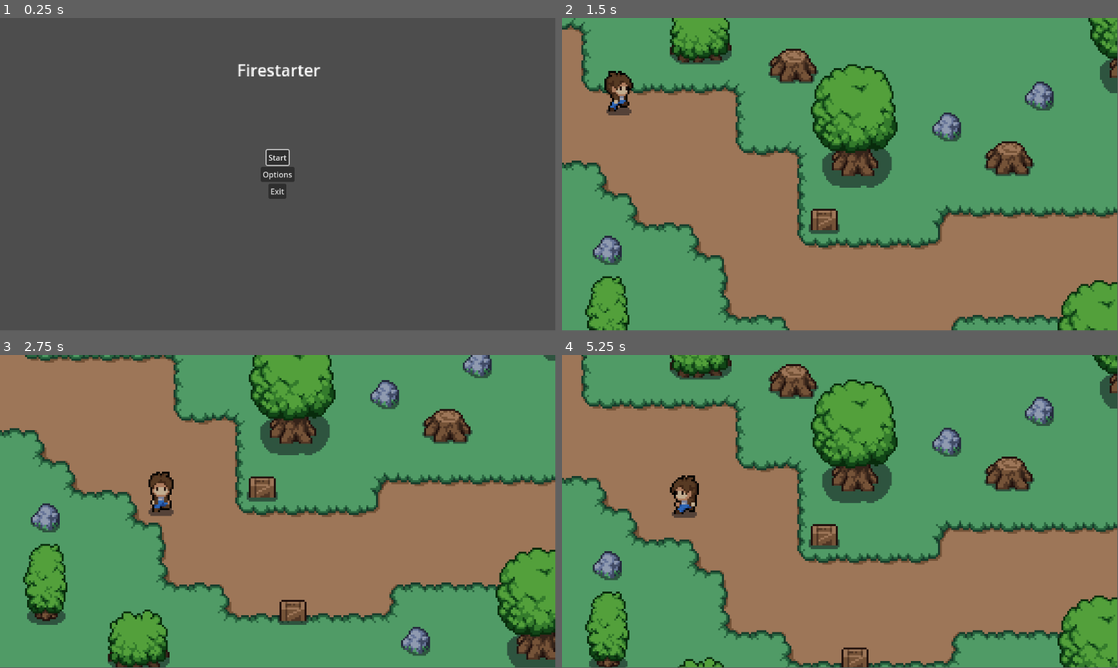
Above: before the commit, frames 1-4 (two rows, left to right).
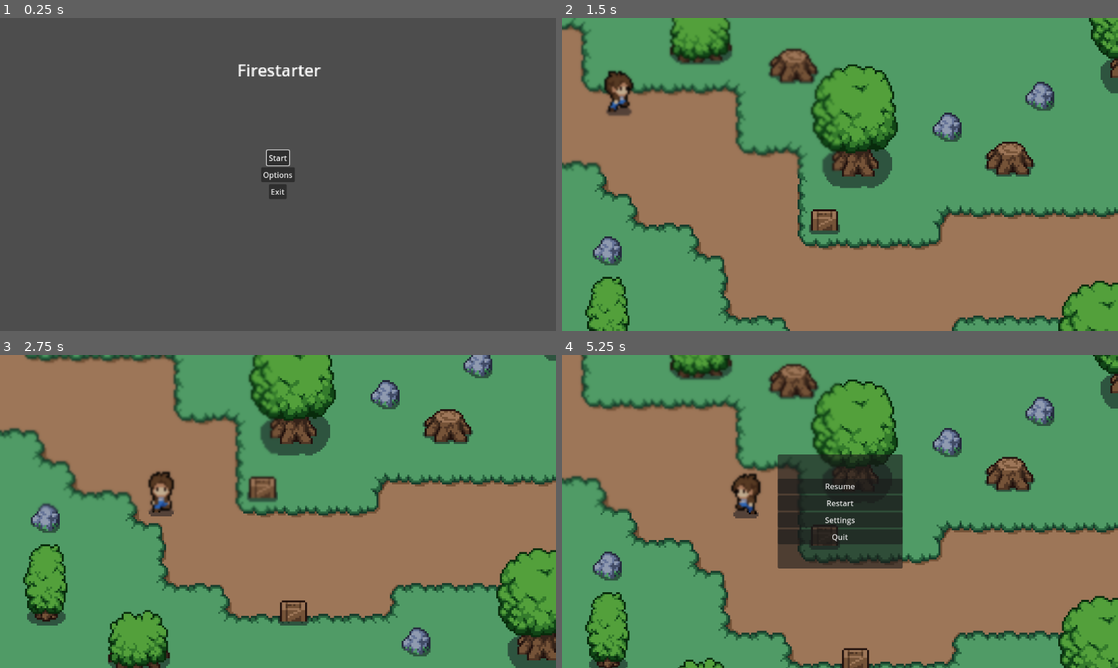
Above: after the commit, the same moments.

Repository: jo9182/Firestarter
Game: Godot game, scene res://scenes/menu.tscn
Two runs of this game, one before a commit and one after it. Both use one fixed random seed, a clock stepped at 60 frames per second and the inputs below. Before the commit the project has no main scene; this scene is started directly in both runs.
Inputs:
- Up to frame 1 (0.25 s): no input
- Up to frame 2 (1.5 s): click "Start" at 0.5 s; hold Right (ui_right) from 1.28 s (still down)
- Up to frame 3 (2.75 s): release Right (ui_right) at 2.03 s; hold Down (ui_down) from 2.03 s (still down)
- Up to frame 4 (5.25 s): release Down (ui_down) at 2.78 s; hold Right (ui_right) 2.78-3.53 s; hold Up (ui_up) 3.53-4.28 s; hold Left (ui_left) from 4.28 s (still down); tap Escape (esc, bound only after the commit) at 4.9 s
In our replay, the window is 799x449 before the commit and 800x450 after it. These sizes can differ from the game's own. Grey fills any space a smaller window leaves; there, only what the larger window draws over its background counts as a difference.

The runs differ from the first frame. In frame 1, 0.3% of the frame differs, in the area x 42-58%, y 14-57%; in frame 2, 3.7%; in frame 3, 3.9%; in frame 4, 12%, in the area x 0-100%, y 0-100%.

Commit message:
Non-functioning pause menu

Diff:
--- a/project.godot
+++ b/project.godot
@@ -11,6 +11,7 @@
 [application]
 
 config/name="Firestarter"
+run/main_scene="uid://7wqklk4lgypa"
 config/features=PackedStringArray("4.4", "GL Compatibility")
 config/icon="res://icon.svg"
 
@@ -21,6 +22,17 @@
 [display]
 
 window/size/mode=3
+window/size/window_width_override=1920
+window/size/window_height_override=1080
+window/stretch/mode="viewport"
+
+[input]
+
+esc={
+"deadzone": 0.2,
+"events": [Object(InputEventKey,"resource_local_to_scene":false,"resource_name":"","device":-1,"window_id":0,"alt_pressed":false,"shift_pressed":false,"ctrl_pressed":false,"meta_pressed":false,"pressed":false,"keycode":0,"physical_keycode":4194305,"key_label":0,"unicode":0,"location":0,"echo":false,"script":null)
+]
+}
 
 [rendering]
 
--- /dev/null
+++ b/scenes/pause_menu.tscn
@@ -0,0 +1,201 @@
+[gd_scene load_steps=7 format=3 uid="uid://c2nfodrjf8ejq"]
+
+[ext_resource type="Script" uid="uid://b07wmpv7orxwp" path="res://scripts/pause_menu.gd" id="1_n87rw"]
+[ext_resource type="Shader" uid="uid://dnbp7iqvmgbmw" path="res://shaders/pause_menu.gdshader" id="2_myx47"]
+
+[sub_resource type="ShaderMaterial" id="ShaderMaterial_kukqi"]
+shader = ExtResource("2_myx47")
+shader_parameter/lod = 1.156
+
+[sub_resource type="Animation" id="Animation_myx47"]
+resource_name = "blur"
+length = 0.3
+tracks/0/type = "bezier"
+tracks/0/imported = false
+tracks/0/enabled = true
+tracks/0/path = NodePath("ColorRect:material:shader_parameter/lod")
+tracks/0/interp = 1
+tracks/0/loop_wrap = true
+tracks/0/keys = {
+"handle_modes": PackedInt32Array(0, 0),
+"points": PackedFloat32Array(1.156, -0.15, 0, 0.15, 0, 1.156, -0.15, 0, 0.15, 0),
+"times": PackedFloat32Array(0, 0.3)
+}
+tracks/1/type = "bezier"
+tracks/1/imported = false
+tracks/1/enabled = true
+tracks/1/path = NodePath("PanelContainer:modulate:r")
+tracks/1/interp = 1
+tracks/1/loop_wrap = true
+tracks/1/keys = {
+"handle_modes": PackedInt32Array(0, 0),
+"points": PackedFloat32Array(1, -0.15, 0, 0.15, 0, 1, -0.15, 0, 0.15, 0),
+"times": PackedFloat32Array(0, 0.3)
+}
+tracks/2/type = "bezier"
+tracks/2/imported = false
+tracks/2/enabled = true
+tracks/2/path = NodePath("PanelContainer:modulate:g")
+tracks/2/interp = 1
+tracks/2/loop_wrap = true
+tracks/2/keys = {
+"handle_modes": PackedInt32Array(0, 0),
+"points": PackedFloat32Array(1, -0.15, 0, 0.15, 0, 1, -0.15, 0, 0.15, 0),
+"times": PackedFloat32Array(0, 0.3)
+}
+tracks/3/type = "bezier"
+tracks/3/imported = false
+tracks/3/enabled = true
+tracks/3/path = NodePath("PanelContainer:modulate:b")
+tracks/3/interp = 1
+tracks/3/loop_wrap = true
+tracks/3/keys = {
+"handle_modes": PackedInt32Array(0, 0),
+"points": PackedFloat32Array(1, -0.15, 0, 0.15, 0, 1, -0.15, 0, 0.15, 0),
+"times": PackedFloat32Array(0, 0.3)
+}
+tracks/4/type = "bezier"
+tracks/4/imported = false
+tracks/4/enabled = true
+tracks/4/path = NodePath("PanelContainer:modulate:a")
+tracks/4/interp = 1
+tracks/4/loop_wrap = true
+tracks/4/keys = {
+"handle_modes": PackedInt32Array(0, 0),
+"points": PackedFloat32Array(0, -0.15, 0, 0.15, 0, 1, -0.15, 0, 0.15, 0),
+"times": PackedFloat32Array(0, 0.3)
+}
+
+[sub_resource type="Animation" id="Animation_kukqi"]
+length = 0.001
+tracks/0/type = "bezier"
+tracks/0/imported = false
+tracks/0/enabled = true
+tracks/0/path = NodePath("ColorRect:material:shader_parameter/lod")
+tracks/0/interp = 1
+tracks/0/loop_wrap = true
+tracks/0/keys = {
+"handle_modes": PackedInt32Array(0),
+"points": PackedFloat32Array(1.156, -0.15, 0, 0.15, 0),
+"times": PackedFloat32Array(0)
+}
+tracks/1/type = "bezier"
+tracks/1/imported = false
+tracks/1/enabled = true
+tracks/1/path = NodePath("PanelContainer:modulate:r")
+tracks/1/interp = 1
+tracks/1/loop_wrap = true
+tracks/1/keys = {
+"handle_modes": PackedInt32Array(0),
+"points": PackedFloat32Array(1, -0.15, 0, 0.15, 0),
+"times": PackedFloat32Array(0)
+}
+tracks/2/type = "bezier"
+tracks/2/imported = false
+tracks/2/enabled = true
+tracks/2/path = NodePath("PanelContainer:modulate:g")
+tracks/2/interp = 1
+tracks/2/loop_wrap = true
+tracks/2/keys = {
+"handle_modes": PackedInt32Array(0),
+"points": PackedFloat32Array(1, -0.15, 0, 0.15, 0),
+"times": PackedFloat32Array(0)
+}
+tracks/3/type = "bezier"
+tracks/3/imported = false
+tracks/3/enabled = true
+tracks/3/path = NodePath("PanelContainer:modulate:b")
+tracks/3/interp = 1
+tracks/3/loop_wrap = true
+tracks/3/keys = {
+"handle_modes": PackedInt32Array(0),
+"points": PackedFloat32Array(1, -0.15, 0, 0.15, 0),
+"times": PackedFloat32Array(0)
+}
+tracks/4/type = "bezier"
+tracks/4/imported = false
+tracks/4/enabled = true
+tracks/4/path = NodePath("PanelContainer:modulate:a")
+tracks/4/interp = 1
+tracks/4/loop_wrap = true
+tracks/4/keys = {
+"handle_modes": PackedInt32Array(0),
+"points": PackedFloat32Array(0, -0.15, 0, 0.15, 0),
+"times": PackedFloat32Array(0)
+}
+
+[sub_resource type="AnimationLibrary" id="AnimationLibrary_5d2l8"]
+_data = {
+&"RESET": SubResource("Animation_kukqi"),
+&"blur": SubResource("Animation_myx47")
+}
+
+[node name="pauseMenu" type="Control"]
+process_mode = 3
+layout_mode = 3
+anchors_preset = 15
+anchor_right = 1.0
+anchor_bottom = 1.0
+offset_left = 576.0
+offset_top = 324.0
+offset_right = -576.0
+offset_bottom = -324.0
+grow_horizontal = 2
+grow_vertical = 2
+size_flags_horizontal = 4
+size_flags_vertical = 4
+script = ExtResource("1_n87rw")
+
+[node name="ColorRect" type="ColorRect" parent="."]
+material = SubResource("ShaderMaterial_kukqi")
+layout_mode = 0
+offset_left = -573.0
+offset_top = -324.0
+offset_right = -493.0
+offset_bottom = -243.0
+scale = Vector2(14.36, 8)
+
+[node name="PanelContainer" type="PanelContainer" parent="."]
+modulate = Color(1, 1, 1, 0)
+layout_mode = 1
+anchors_preset = 8
+anchor_left = 0.5
+anchor_top = 0.5
+anchor_right = 0.5
+anchor_bottom = 0.5
+offset_left = -129.5
+offset_top = -118.0
+offset_right = 129.5
+offset_bottom = 118.0
+grow_horizontal = 2
+grow_vertical = 2
+
+[node name="VBoxContainer" type="VBoxContainer" parent="PanelContainer"]
+layout_mode = 2
+alignment = 1
+
+[node name="Resume" type="Button" parent="PanelContainer/VBoxContainer"]
+layout_mode = 2
+text = "Resume"
+
+[node name="Restart" type="Button" parent="PanelContainer/VBoxContainer"]
+layout_mode = 2
+text = "Restart"
+
+[node name="Settings" type="Button" parent="PanelContainer/VBoxContainer"]
+layout_mode = 2
+text = "Settings"
+
+[node name="Quit" type="Button" parent="PanelContainer/VBoxContainer"]
+layout_mode = 2
+text = "Quit"
+
+[node name="AnimationPlayer" type="AnimationPlayer" parent="."]
+libraries = {
+&"": SubResource("AnimationLibrary_5d2l8")
+}
+
+[connection signal="pressed" from="PanelContainer/VBoxContainer/Resume" to="." method="_on_resume_pressed"]
+[connection signal="pressed" from="PanelContainer/VBoxContainer/Restart" to="." method="_on_restart_pressed"]
+[connection signal="pressed" from="PanelContainer/VBoxContainer/Settings" to="." method="_on_settings_pressed"]
+[connection signal="pressed" from="PanelContainer/VBoxContainer/Quit" to="." method="_on_quit_pressed"]
--- a/scenes/world.tscn
+++ b/scenes/world.tscn
@@ -1,10 +1,11 @@
-[gd_scene load_steps=12 format=4 uid="uid://cvwlg2gfeu7qi"]
+[gd_scene load_steps=13 format=4 uid="uid://cvwlg2gfeu7qi"]
 
 [ext_resource type="Script" uid="uid://ckm665haex1kq" path="res://scripts/world.gd" id="1_71j4m"]
 [ext_resource type="Texture2D" uid="uid://cnhiwk3fh2mts" path="res://sprites/tilesets/plains.png" id="2_qfnet"]
 [ext_resource type="Texture2D" uid="uid://bka7dakj81ko5" path="res://sprites/tilesets/grass.png" id="3_i7141"]
 [ext_resource type="Texture2D" uid="uid://c5ujchac7f61p" path="res://sprites/objects/objects.png" id="4_4mrxx"]
 [ext_resource type="PackedScene" uid="uid://cvv1o6epkfaqo" path="res://scenes/player.tscn" id="5_7r4gi"]
+[ext_resource type="PackedScene" uid="uid://c2nfodrjf8ejq" path="res://scenes/pause_menu.tscn" id="6_qfnet"]
 
 [sub_resource type="TileSetAtlasSource" id="TileSetAtlasSource_71j4m"]
 texture = ExtResource("2_qfnet")
@@ -171,5 +172,13 @@
 position = Vector2(385.5, -57)
 shape = SubResource("RectangleShape2D_dwbse")
 
+[node name="CanvasLayer" type="CanvasLayer" parent="."]
+
+[node name="pauseMenu" parent="CanvasLayer" instance=ExtResource("6_qfnet")]
+offset_left = 0.0
+offset_top = 0.0
+offset_right = 0.0
+offset_bottom = 0.0
+
 [connection signal="body_entered" from="cliffside_transition_area" to="." method="_on_cliffside_transition_area_body_entered"]
 [connection signal="body_exited" from="cliffside_transition_area" to="." method="_on_cliffside_transition_area_body_exited"]
--- /dev/null
+++ b/scripts/pause_menu.gd
@@ -0,0 +1,42 @@
+extends Control
+@onready var settingsMenu = preload("res://scenes/settings.tscn")
+
+func _ready():
+	$AnimationPlayer.play("RESET")
+
+func _process(delta):
+	esc()
+
+func resume():
+	get_tree().paused = false
+	$AnimationPlayer.play_backwards("blur")
+
+func pause():
+	get_tree().paused = true
+	$AnimationPlayer.play("blur")
+
+func esc():
+	if Input.is_action_just_pressed("esc") and get_tree().paused == false:
+		pause()
+	elif Input.is_action_just_pressed("esc") and get_tree().paused == true:
+		resume()
+
+
+func _on_resume_pressed() -> void:
+	resume()
+
+
+func _on_restart_pressed() -> void:
+	resume()
+	get_tree().reload_current_scene()
+
+
+
+func _on_quit_pressed() -> void:
+	get_tree().quit()
+
+
+
+func _on_settings_pressed() -> void:
+	resume()
+	get_tree().change_scene_to_file("res://scenes/settings.tscn")
--- /dev/null
+++ b/shaders/pause_menu.gdshader
@@ -0,0 +1,16 @@
+shader_type canvas_item;
+uniform sampler2D SCREEN_TEXTURE: hint_screen_texture, filter_linear_mipmap;
+
+uniform float lod: hint_range(0.0, 5) = 0.0;
+
+
+void fragment() {
+	// Called for every pixel the material is visible on.
+	vec4 color = texture(SCREEN_TEXTURE, SCREEN_UV, lod);
+	COLOR = color;
+}
+
+//void light() {
+//	// Called for every pixel for every light affecting the CanvasItem.
+//	// Uncomment to replace the default light processing function with this one.
+//}
Not shown: 1 places in scenes/deep_woods.tscn that only renumber resources
Not shown: 1 places in scenes/lake.tscn that only renumber resources
Not shown, added: scripts/pause_menu.gd.uid
Not shown, added: shaders/pause_menu.gdshader.uid
Not shown, changed: woodland.gd.uid
